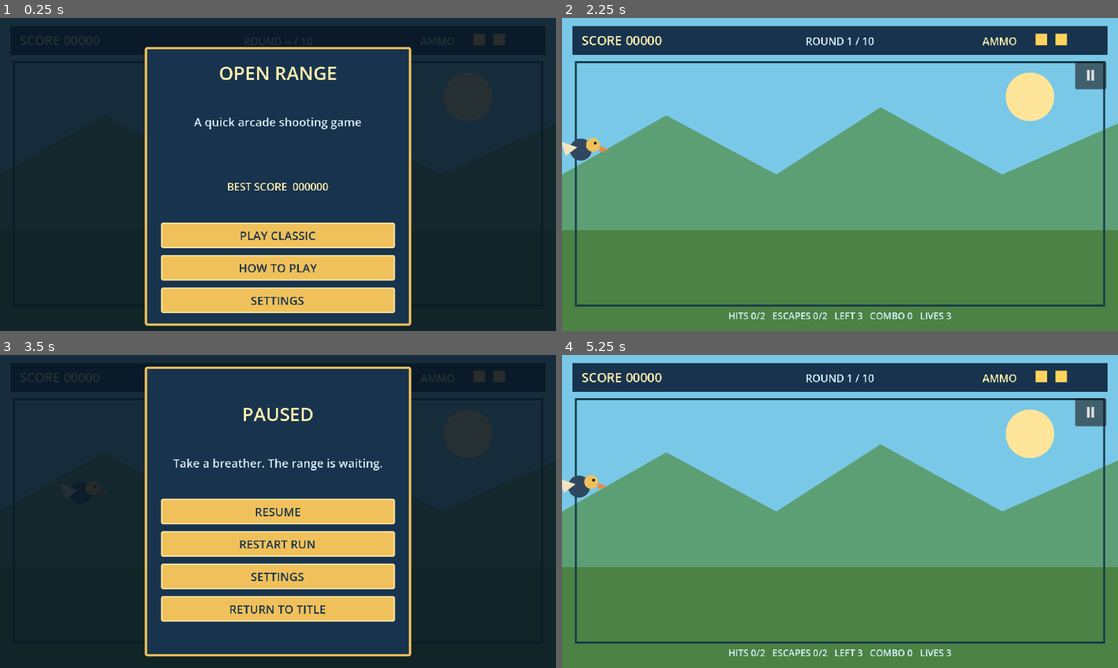
Above: before the commit, frames 1-4 (two rows, left to right).
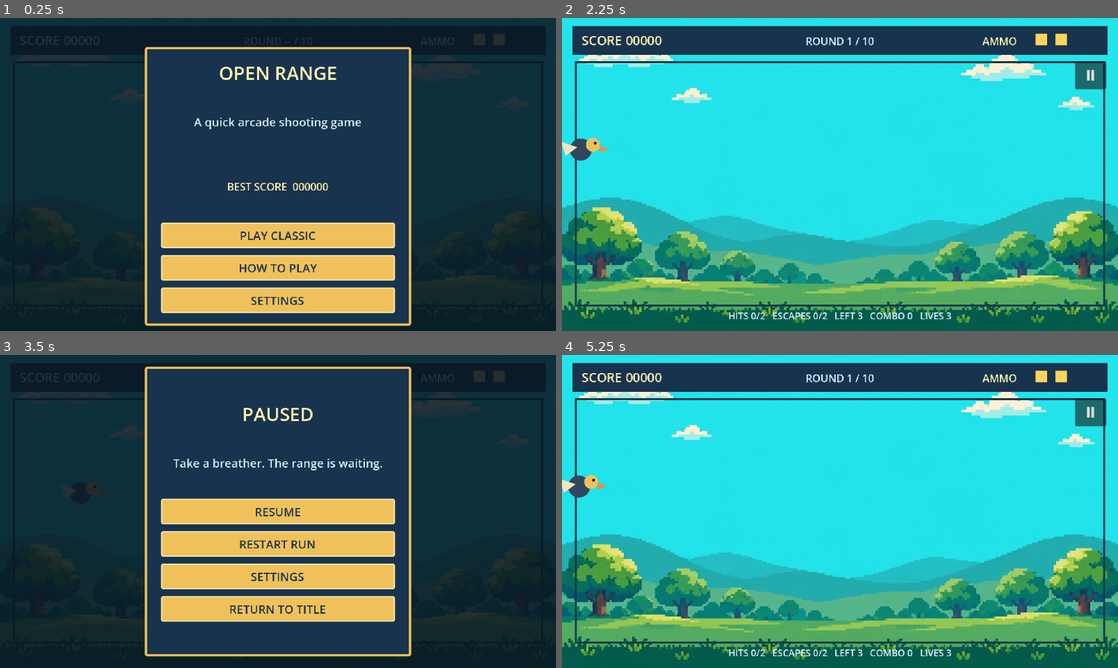
Above: after the commit, the same moments.

Repository: ranababu1/duckhunt
Game: Godot game, scene res://scenes/main/main.tscn
The game is run twice, just before and just after one commit, with the same random seed, the same clock (stepped at 60 frames per second) and the same inputs.
Inputs:
- Up to frame 1 (0.25 s): no input
- Up to frame 2 (2.25 s): click "PLAY CLASSIC" at 0.5 s; click "Ⅱ" at 1.25 s; click "RESTART RUN" at 2 s
- Up to frame 3 (3.5 s): click "Ⅱ" at 2.75 s
- Up to frame 4 (5.25 s): click "RESTART RUN" at 3.5 s; click "Ⅱ" at 4.25 s; click "RESTART RUN" at 5 s

The runs differ from the first frame. In frame 1, 1.0% of the frame differs, in the area x 79-89%, y 18-33%; in frame 2, 88%; in frame 3, 1.0%; in frame 4, 88%, in the area x 0-100%, y 0-100%.

Commit message:
Integrate original pixel-art range background

Diff:
--- a/resources/art/open_range_art_set.tres
+++ b/resources/art/open_range_art_set.tres
@@ -1,6 +1,8 @@
-[gd_resource type="Resource" script_class="ArtAssetSet" load_steps=2 format=3]
+[gd_resource type="Resource" script_class="ArtAssetSet" load_steps=3 format=3]
 
 [ext_resource type="Script" path="res://scripts/data/art_asset_set.gd" id="1_art_set"]
+[ext_resource type="Texture2D" path="res://assets/backgrounds/open_range_day.png" id="2_background"]
 
 [resource]
 script = ExtResource("1_art_set")
+background = ExtResource("2_background")
--- a/scripts/data/art_asset_set.gd
+++ b/scripts/data/art_asset_set.gd
@@ -3,6 +3,7 @@
 
 ## Original art assigned to the prototype scene. Background layers use 960x540
 ## transparent PNG compositions so they can be stacked without code changes.
+@export var background: Texture2D
 @export var sky: Texture2D
 @export var far_hills: Texture2D
 @export var tree_line: Texture2D
--- a/scripts/gameplay/prototype_game.gd
+++ b/scripts/gameplay/prototype_game.gd
@@ -337,13 +337,17 @@
 func _draw_art_background() -> bool:
 	if art_assets == null:
 		return false
+	var background := art_assets.get("background") as Texture2D
+	var bounds := Rect2(Vector2.ZERO, Vector2(960.0, 540.0))
+	if background != null:
+		draw_texture_rect(background, bounds, false)
+		return true
 	var sky := art_assets.get("sky") as Texture2D
 	var far_hills := art_assets.get("far_hills") as Texture2D
 	var tree_line := art_assets.get("tree_line") as Texture2D
 	var foreground := art_assets.get("foreground") as Texture2D
 	if sky == null or far_hills == null or tree_line == null or foreground == null:
 		return false
-	var bounds := Rect2(Vector2.ZERO, Vector2(960.0, 540.0))
 	draw_texture_rect(sky, bounds, false)
 	draw_texture_rect(far_hills, bounds, false)
 	draw_texture_rect(tree_line, bounds, false)
--- a/tests/game_flow_test.gd
+++ b/tests/game_flow_test.gd
@@ -14,8 +14,9 @@
 	root.add_child(main)
 	await process_frame
 	_assert(main.art_assets != null, "main scene should expose an ArtAssetSet for future original art")
-	_assert(main.art_assets.get("sky") == null, "empty art slots should preserve the geometric fallback")
-	_assert(not main._draw_art_background(), "incomplete background layers should keep the geometric fallback")
+	var background := main.art_assets.get("background") as Texture2D
+	_assert(background != null and background.get_width() > 0 and background.get_height() > 0, "main scene should load the original full-scene background")
+	_assert(main.art_assets.get("sky") == null, "separate parallax layers should remain available for supplied art")
 	_assert(main.game_manager.state == main.game_manager.State.MENU, "game should open on title")
 	_assert(main.ui.screens["title"].visible, "title screen should be visible on launch")
 	for screen_name in ["title", "tutorial", "pause", "round_clear", "results", "settings"]:
Binary file added: assets/backgrounds/open_range_day.png
Not shown, changed: doc/assets.md
Not shown, changed: doc/changelog.md
Not shown, changed: doc/currentstate.md
